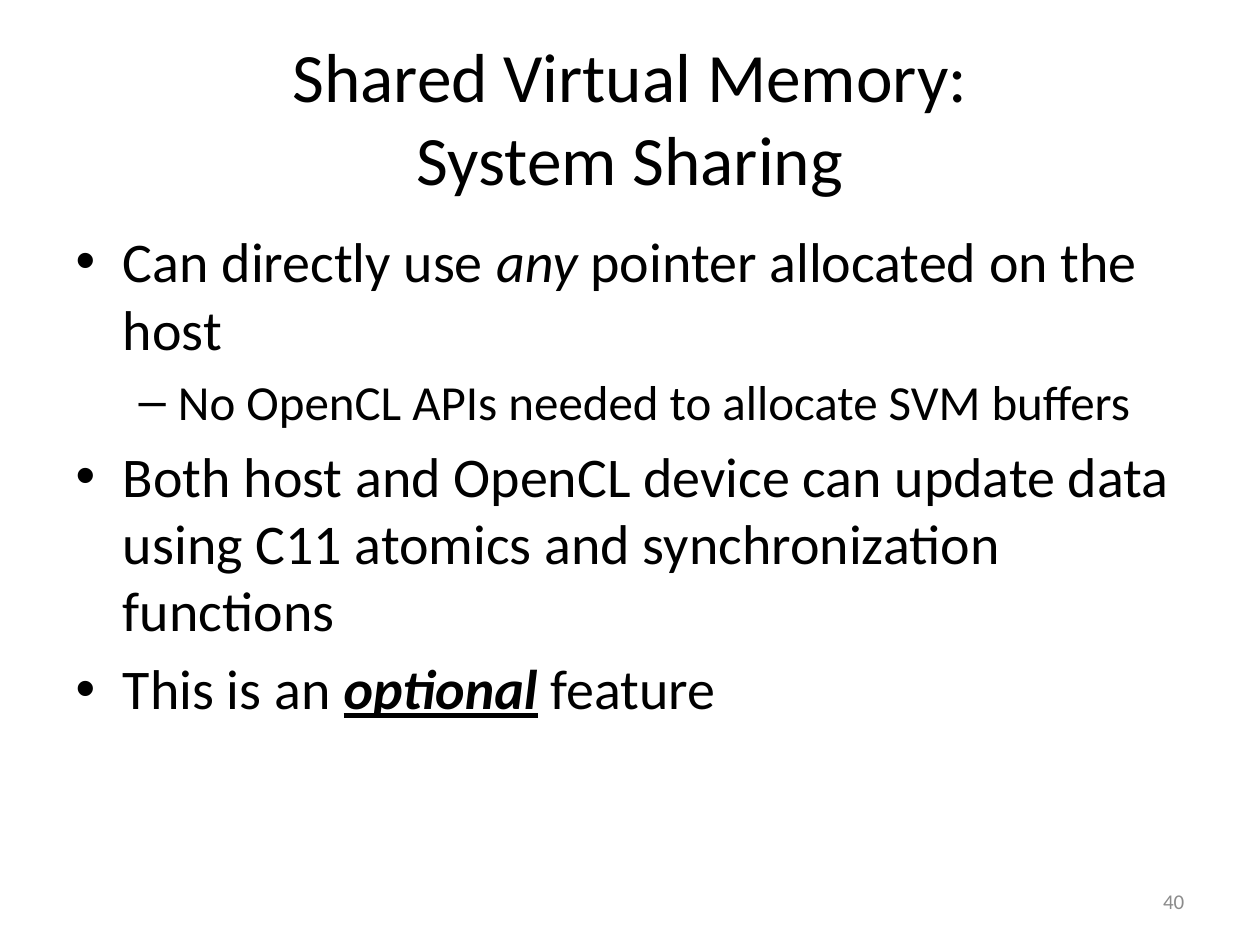
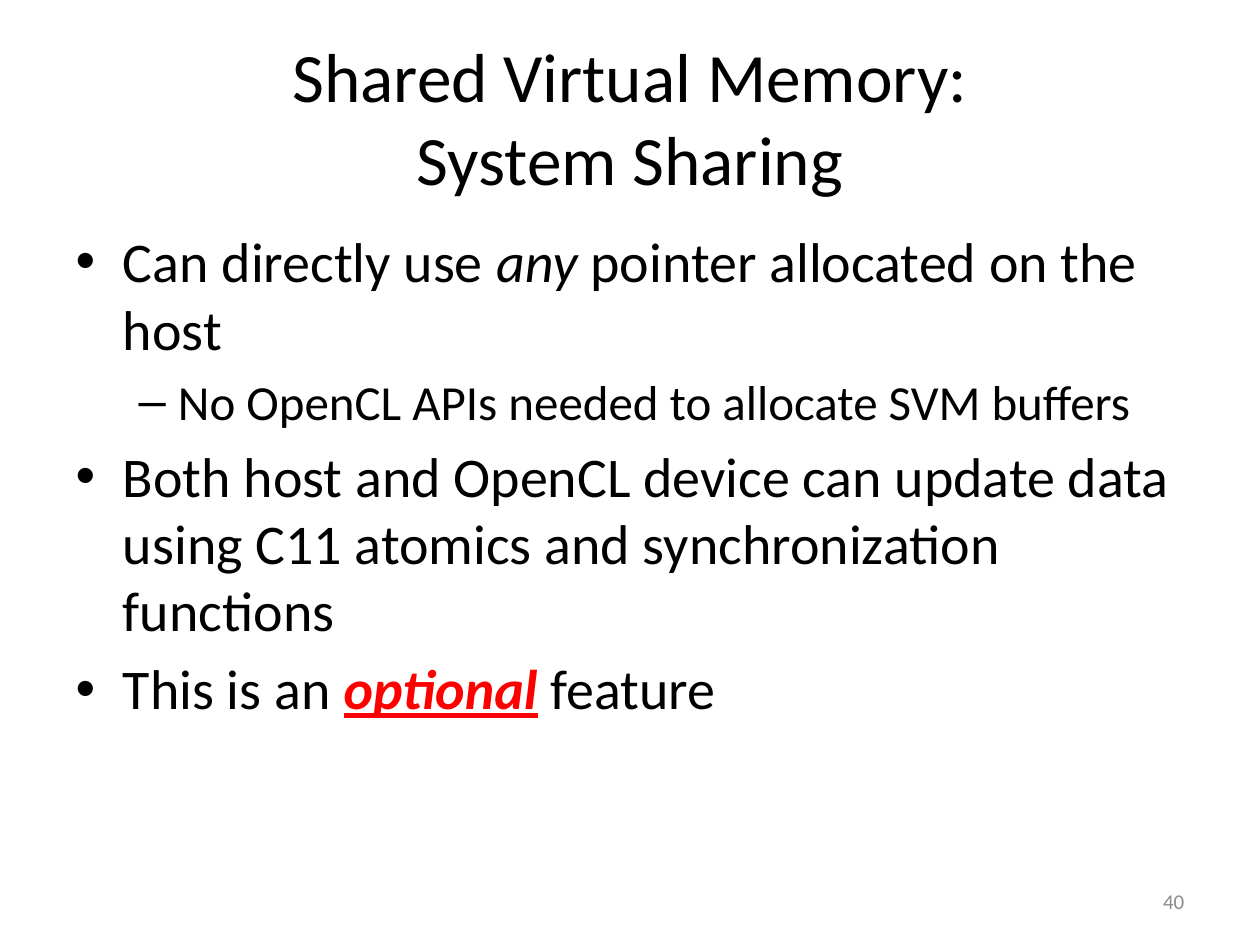
Before and after one commit to UoB-HPC/opencl-training-slides, a slide deck: slide 40 of advanced_part1.pptx. Drawn at 1260x945 pixels with LibreOffice and Linux fonts; fonts in the diff are those of the drawing. Boxes give left, top, right and bottom in pixels: in the first picture for what was removed or moved away, otherwise in the second. Text is boxed around its words. In the diff, an @@ line names an element or a change of style, - is before the commit and + after.

```diff
--- a/advanced_part1.pptx
+++ b/advanced_part1.pptx
@@ text at bbox=[123, 669, 715, 718]: text colour #000000 to #FF0000 in "optional" @@
```
Also in this commit, not shown: 7 other slides changed, 1 other file.
